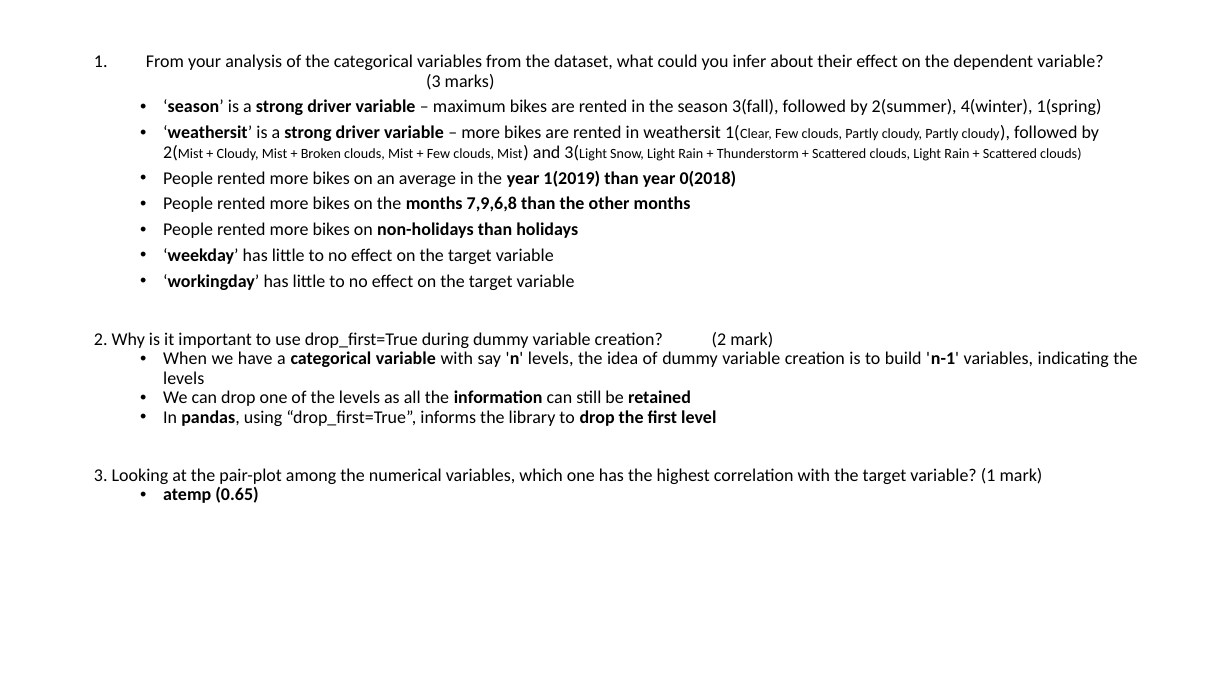
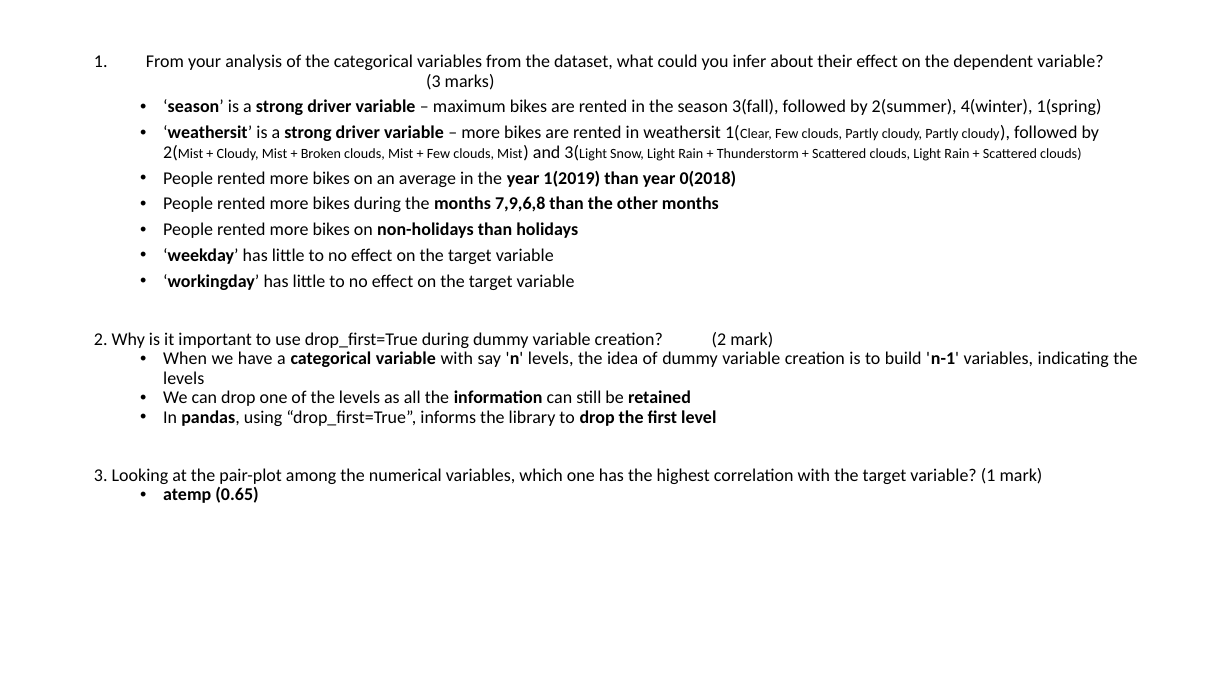
Before and after one commit to krishnajiraoh/upGrad_linear_regression_assignment, a slide deck: slide 3 of Subjective Questions.pptx. Drawn at 1232x693 pixels with LibreOffice and Linux fonts; fonts in the diff are those of the drawing. Boxes give left, top, right and bottom in pixels: in the first picture for what was removed or moved away, otherwise in the second. Text is boxed around its words. In the diff, an @@ line names an element or a change of style, - is before the commit and + after.

```diff
--- a/Subjective Questions.pptx
+++ b/Subjective Questions.pptx
@@ text at box(163, 196, 719, 212): text changed @@
-  • People rented more bikes on the months 7,9,6,8 than the other months
+  • People rented more bikes during the months 7,9,6,8 than the other months
```
Also in this commit, not shown: 5 other slides changed, 2 other files.
